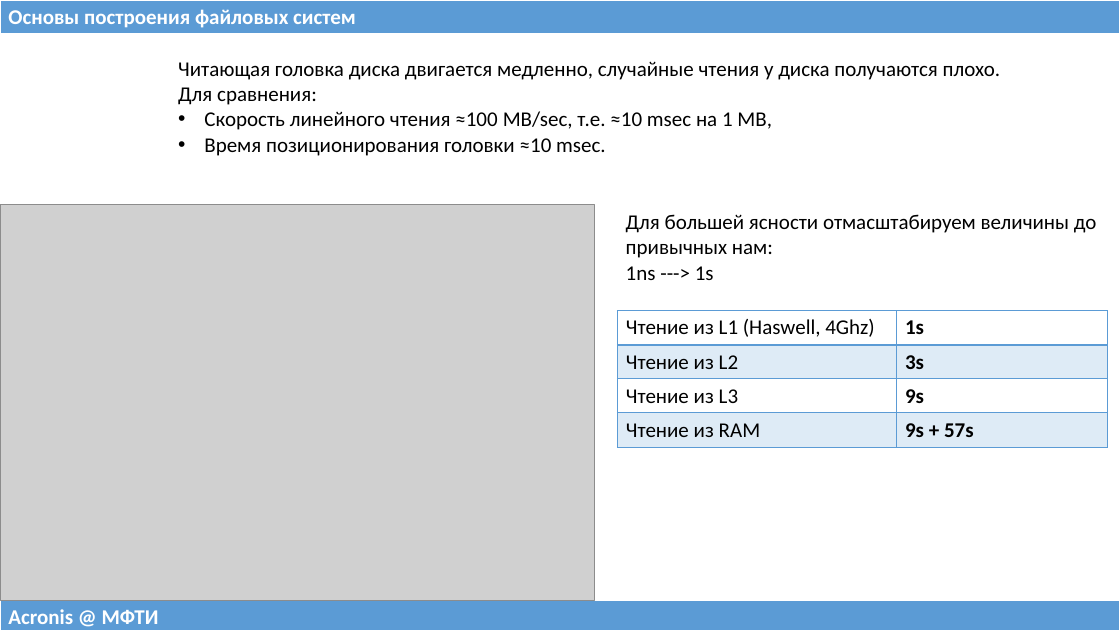
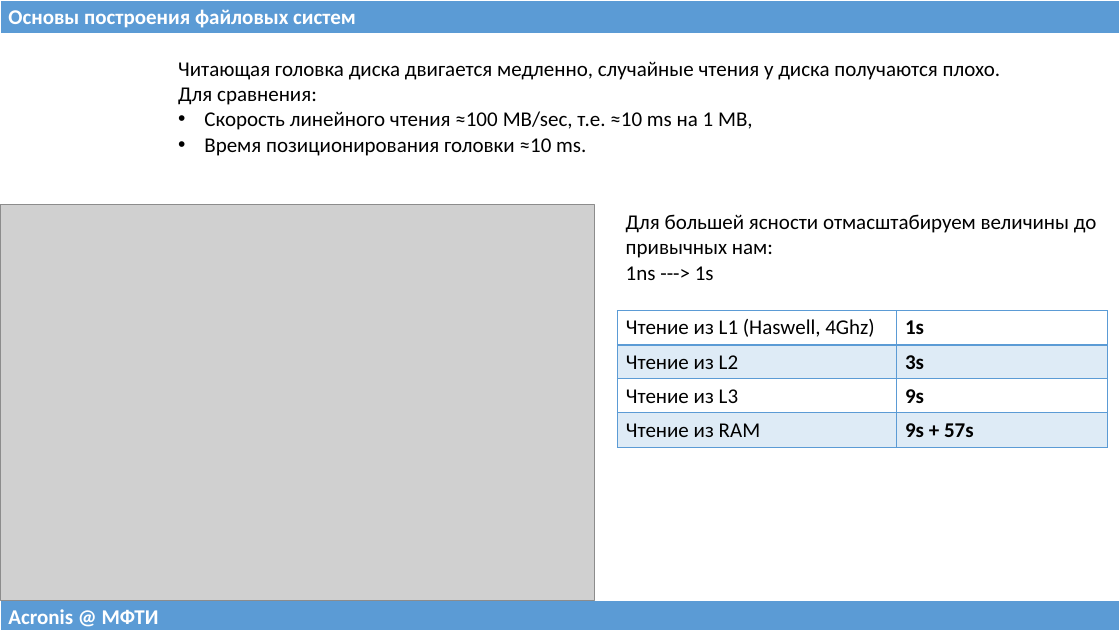
Before and after one commit to 75cc8545e7b021ed280ed0ef99fc7fc4/filesystems-101, a slide deck: slide 16 of talks/src/class00.pptx. Drawn at 1120x630 pixels with LibreOffice and Linux fonts; fonts in the diff are those of the drawing; grey boxes stand for pictures. Boxes give left, top, right and bottom in pixels: in the first picture for what was removed or moved away, otherwise in the second. Text is boxed around its words. In the diff, an @@ line names an element or a change of style, - is before the commit and + after.

```diff
--- a/talks/src/class00.pptx
+++ b/talks/src/class00.pptx
@@ text at (x1=204, y1=111, x2=753, y2=156): text changed @@
-• Скорость линейного чтения ≈100 MB/sec, т.е. ≈10 msec на 1 MB,
-• Время позиционирования головки ≈10 msec.
+• Скорость линейного чтения ≈100 MB/sec, т.е. ≈10 ms на 1 MB,
+• Время позиционирования головки ≈10 ms.
```
Also in this commit, not shown: 6 other slides changed, 1 slide added, 1 other file.
